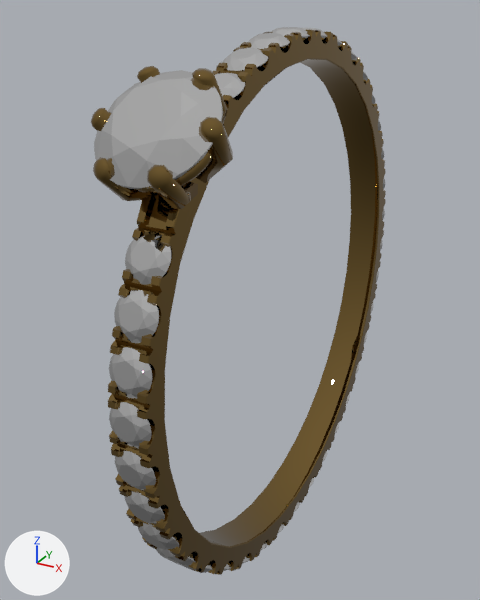
The glTF model Mobile/jbb_app_v5/assets/models/MoissaniteRing.glb, before and after one commit.
One viewpoint serves both versions: a 50 mm camera at (8.52, -18.61, 18.26) aimed at (-1.4, -0.56, 9.24). Every picture has the same lights, and +X, +Y and +Z are marked at lower left. Vertices at the same position are counted once.

The older version as bpy lines, for what is in view:
```python
me_cube_001 = bpy.data.meshes.new('Cube.001')
me_cube_001.from_pydata(...)  # 26912 vertices, 53222 faces; spans x -1.7..1.7, y -8.6..8.8, z 0.3..17.8
# faces by material slot: [8526, 44696]
me_cube_001.materials.append(mat_gold)  # brown #947845
me_cube_001.materials.append(mat_diamond)  # its picture is missing
ob_moissanitediamondring = bpy.data.objects.new('MoissaniteDiamondRing', me_cube_001)
ob_moissanitediamondring.location = (0.0, 0.0, 0.0)
```
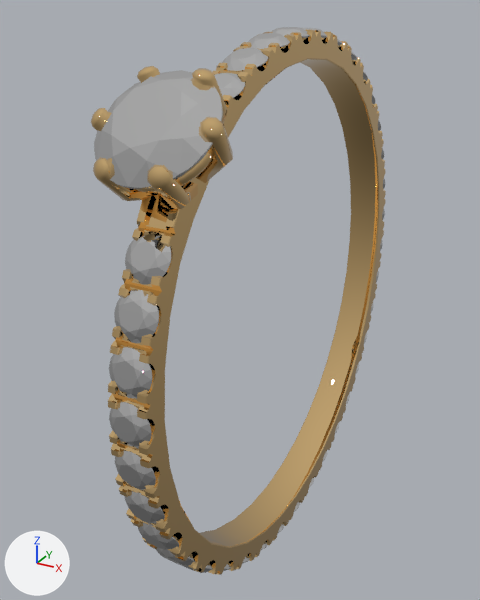
Where the newer file only moved an object's origin or applied its transform, the numbers keep the older frame.

Patch to the scene script:
```diff
--- a/Mobile/jbb_app_v5/assets/models/MoissaniteRing.glb.py
+++ b/Mobile/jbb_app_v5/assets/models/MoissaniteRing.glb.py
@@ mat_gold_001 @@
+mat_gold_001 = principled_material('Gold.001')
+mat_gold_001.base_color = (1.0, 0.685, 0.309)  # beige #ffd897
+mat_gold_001.metallic = 1.0
+mat_gold_001.roughness = 0.0
@@ me_cube_001 @@
 me_cube_001.from_pydata(...)  # 26912 vertices, 53222 faces; spans x -1.7..1.7, y -8.6..8.8, z 0.3..17.8
+# me_cube_001 part 1: the loose piece of 153 vertices spanning x -0.6..0.6, y -4.6..-3.5, z 16.0..16.8 is multiplied about its middle by the matrix ((2.173, 0.508, 0.284), (-0.412, 2.118, -0.639), (-0.412, 0.565, 2.139)), then moved by (0.0, -2.7, -0.6)
+# me_cube_001 part 2: the loose piece of 153 vertices spanning x -0.6..0.6, y -7.7..-6.9, z 12.6..13.7 is multiplied about its middle by the matrix ((1.951, 0.253, 0.457), (-0.37, 1.918, 0.514), (-0.37, -0.58, 1.899)), then moved by (0.0, 0.6, 2.7)
+# me_cube_001 part 3: the loose piece of 153 vertices spanning x -0.6..0.6, y -8.2..-7.4, z 11.4..12.5 is multiplied about its middle by the matrix ((1.758, 0.161, 0.443), (-0.333, 1.635, 0.728), (-0.333, -0.784, 1.608)), then moved by (0.0, 1.2, 3.9)
+# me_cube_001 part 4: the loose piece of 153 vertices spanning x -0.6..0.6, y -8.5..-7.7, z 10.1..11.3 is turned -49.7 degrees about the x axis through its middle, then moved by (0.0, 4.2, 5.7)
+# me_cube_001 part 5: the loose piece of 153 vertices spanning x -0.6..0.6, y -8.6..-7.9, z 8.8..10.0 is turned -26.8 degrees about the x axis through its middle, then moved by (0.0, 1.0, 3.7)
+# me_cube_001 part 6: the loose piece of 153 vertices spanning x -0.6..0.6, y -8.6..-7.8, z 7.4..8.6 is turned -26.7 degrees about the x axis through its middle, then moved by (0.0, 0.4, 3.9)
+# me_cube_001 part 7: the loose piece of 153 vertices spanning x -0.6..0.6, y -8.4..-7.6, z 6.2..7.3 is turned -26.7 degrees about the x axis through its middle, then moved by (0.0, -0.2, 3.9)
+# me_cube_001 part 8: the loose piece of 153 vertices spanning x -0.6..0.7, y -8.0..-7.1, z 4.9..6.0 is turned -27.1 degrees about the x axis through its middle and scaled by 0.923, then moved by (0.0, -0.8, 3.9)
+# me_cube_001 part 9: the loose piece of 153 vertices spanning x -0.6..0.7, y -7.3..-6.5, z 3.7..4.8 is turned -27.9 degrees about the x axis through its middle and scaled by 0.923, then moved by (0.0, -1.4, 3.8)
+# me_cube_001 part 10: the loose piece of 153 vertices spanning x -0.6..0.7, y -6.5..-5.6, z 2.6..3.6 is turned -28.5 degrees about the x axis through its middle and scaled by 0.923, then moved by (0.0, -2.1, 3.6)
+# me_cube_001 part 11: the loose piece of 153 vertices spanning x -0.6..0.7, y -5.5..-4.4, z 1.8..2.6 is turned -28.7 degrees about the x axis through its middle, then moved by (0.0, -2.7, 3.3)
+# me_cube_001 part 12: the loose piece of 153 vertices spanning x -0.6..0.7, y -4.3..-3.2, z 1.1..1.9 is turned -28.7 degrees about the x axis through its middle, then moved by (0.0, -3.1, 2.8)
+# me_cube_001 part 13: the loose piece of 153 vertices spanning x -0.6..0.7, y -3.1..-1.8, z 0.6..1.4 is turned -28.8 degrees about the x axis through its middle, then moved by (0.0, -3.5, 2.2)
+# me_cube_001 part 14: the loose piece of 153 vertices spanning x -0.6..0.7, y -1.7..-0.4, z 0.3..1.2 is turned -28.9 degrees about the x axis through its middle, then moved by (0.0, -3.8, 1.6)
+# me_cube_001 part 15: the loose piece of 153 vertices spanning x -0.6..0.7, y -0.3..1.0, z 0.3..1.1 is turned -28.7 degrees about the x axis through its middle, then moved by (0.0, -4.1, 0.9)
+# me_cube_001 part 16: the loose piece of 153 vertices spanning x -0.6..0.7, y 1.2..2.4, z 0.4..1.3 is turned -28.6 degrees about the x axis through its middle, then moved by (0.0, -4.2, 0.2)
+# me_cube_001 part 17: the loose piece of 153 vertices spanning x -0.6..0.7, y 2.6..3.8, z 0.8..1.6 is turned -28.7 degrees about the x axis through its middle, then moved by (0.0, -4.2, -0.5)
+# me_cube_001 part 18: the loose piece of 153 vertices spanning x -0.6..0.7, y 3.9..5.0, z 1.3..2.2 is turned -28.8 degrees about the x axis through its middle, then moved by (0.0, -4.0, -1.2)
+# me_cube_001 part 19: the loose piece of 153 vertices spanning x -0.6..0.7, y 5.1..6.1, z 2.1..3.0 is turned -28.9 degrees about the x axis through its middle, then moved by (0.0, -3.8, -1.9)
+# me_cube_001 part 20: 13311 of 26912 vertices moved; they spanned x -1.3..1.4, y -8.6..8.8, z 0.3..17.8 and now span x -0.6..0.7, y -8.6..8.8, z 0.3..17.8; mean shift (0.0, 0.5, -0.3); largest move (0.2, -7.8, 15.0) -> (0.2, -0.8, 17.5)
+# me_cube_001 part 21: all 8526 faces that had it switch from mat_gold (brown #947845) to mat_gold_001 (beige #ffd897)
 me_cube_001.materials.append(mat_diamond)
+me_cube_001.materials.append(mat_minidiamonds)  # white #e7e7e7
```

Changed parts and their boxes (x1, y1, x2, y2) in the pictures (480 x 600 px; the box of a moved part takes in the faces that stretch with it):
part 1 of me_cube_001, moved or reshaped (not visible afterwards): before (214, 73, 245, 99)
part 2 of me_cube_001, moved or reshaped (not visible afterwards): before (125, 231, 171, 285)
part 3 of me_cube_001, moved or reshaped (not visible afterwards): before (114, 289, 159, 343)
part 4 of me_cube_001, moved or reshaped: before (109, 347, 152, 399); after (214, 73, 245, 99)
part 5 of me_cube_001, moved or reshaped: before (109, 402, 151, 449); after (125, 231, 171, 285)
part 6 of me_cube_001, moved or reshaped: before (115, 451, 156, 491); after (114, 289, 159, 343)
part 7 of me_cube_001, moved or reshaped: before (124, 492, 165, 523); after (109, 347, 152, 399)
part 8 of me_cube_001, moved or reshaped: before (138, 523, 179, 550); after (109, 402, 151, 449)
part 9 of me_cube_001, moved or reshaped: before (156, 548, 196, 566); after (115, 451, 156, 491)
part 10 of me_cube_001, moved or reshaped: before (184, 562, 213, 573); after (124, 492, 165, 523)
part 11 of me_cube_001, moved or reshaped: before (223, 562, 232, 571); after (138, 523, 179, 550)
part 12 of me_cube_001, moved or reshaped: before (242, 554, 250, 564); after (156, 548, 196, 566)
part 13 of me_cube_001, moved or reshaped: before (261, 541, 267, 550); after (184, 562, 213, 573)
part 14 of me_cube_001, moved or reshaped: before (278, 522, 284, 533); after (223, 562, 232, 571)
part 15 of me_cube_001, moved or reshaped: before (294, 501, 300, 512); after (242, 554, 250, 564)
part 16 of me_cube_001, moved or reshaped: before (309, 477, 314, 487); after (261, 541, 267, 550)
part 17 of me_cube_001, moved or reshaped: before (323, 451, 327, 461); after (278, 522, 284, 533)
part 18 of me_cube_001, moved or reshaped: before (335, 423, 339, 433); after (294, 501, 300, 512)
part 19 of me_cube_001, moved or reshaped: before (346, 393, 350, 404); after (309, 477, 314, 487)
part 20 of me_cube_001, moved or reshaped: before (222, 27, 385, 220); after (222, 27, 385, 312)
part 21 of me_cube_001, recoloured: (91, 30, 386, 575) in both
